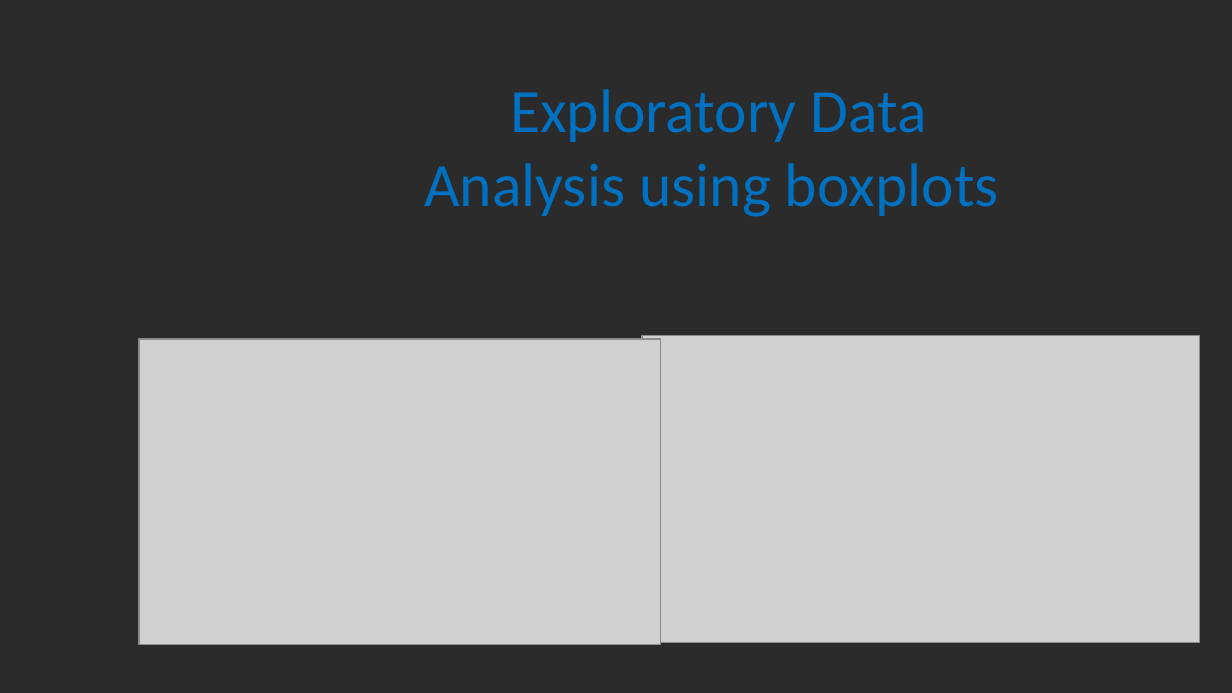
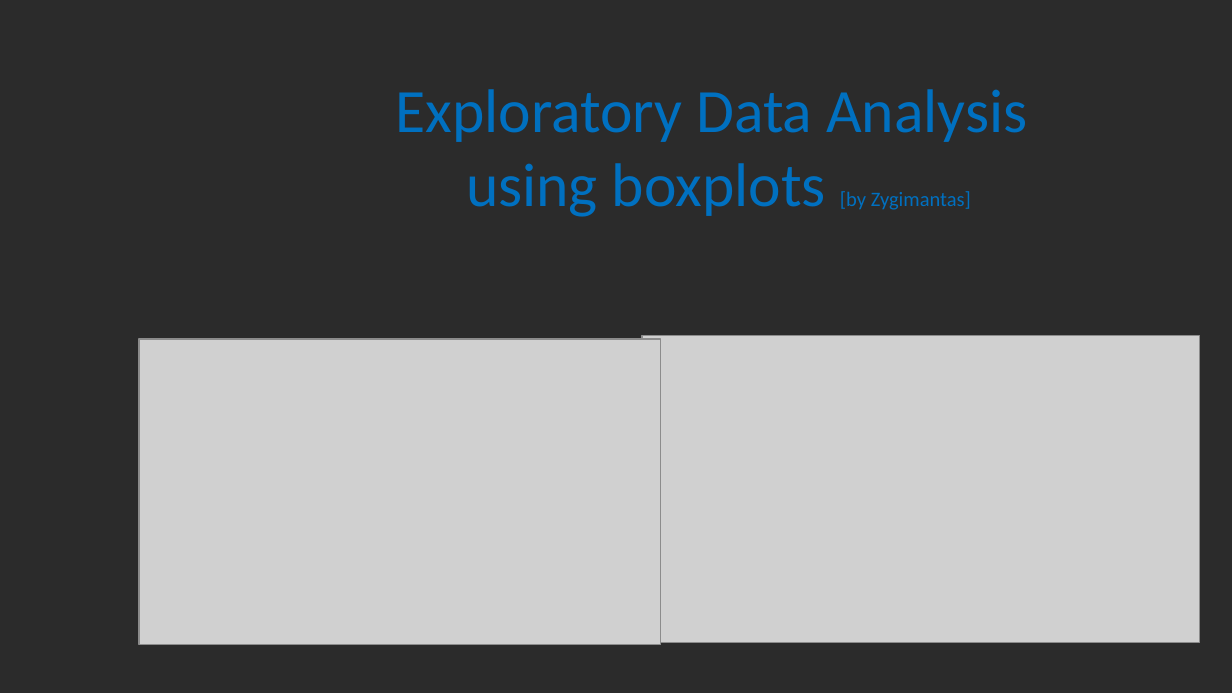
Before and after one commit to ZygimantasJakubauskas/Mashine-Learning-CA1, a slide deck: slide 4 of ML/PPT_ML_CA1_26 Nov 23.pptx. Drawn at 1232x693 pixels with LibreOffice and Linux fonts; fonts in the diff are those of the drawing; grey boxes stand for pictures; background and template pictures are left out; a plain dark background stands for a picture behind light text. Boxes give left, top, right and bottom in pixels: in the first picture for what was removed or moved away, otherwise in the second. Text is boxed around its words. In the diff, an @@ line names an element or a change of style, - is before the commit and + after.

```diff
--- a/ML/PPT_ML_CA1_26 Nov 23.pptx
+++ b/ML/PPT_ML_CA1_26 Nov 23.pptx
@@ title at [395,89,1027,217]: text changed @@
-Exploratory Data
-Analysis using boxplots
+Exploratory Data Analysis
+using boxplots [by Zygimantas]
```
Also in this commit, not shown: 9 other slides changed, 1 slide added, 1 other file.
